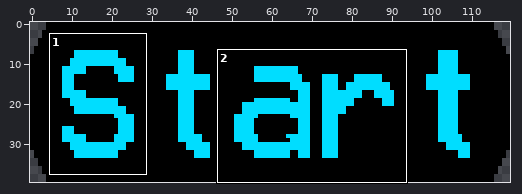
File history of a pixel-art file, assets/button.aseprite. The picture above shows the old version from afar; the outline marks the close-up.
Close-up. Before the commit:
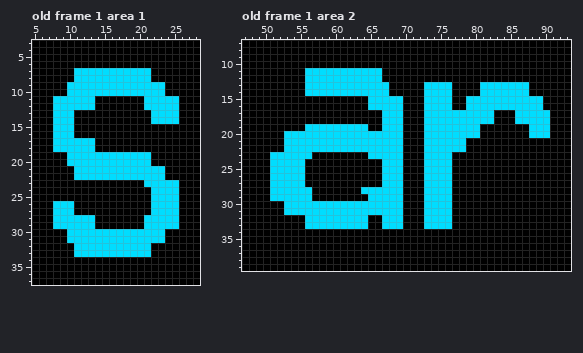
120x40 pixels, 1 frame. Shown: old frame 1 area 1: x 5..28, y 3..37; old frame 1 area 2: x 47..93, y 7..39. The commit also changed other frames or places, which this record leaves out.
New version:
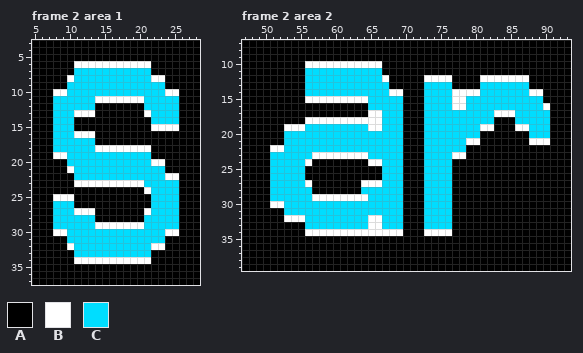
Palette (. is transparent): A #000000  B #ffffff  C #00ddff
A new or re-ordered frame is compared with the old frame closest to it.
The commit says: Updated button art file and replaced sprite with spritesheet
Difference:
frames 1 -> 3
--- frame 2 area 1 is new; against old frame 1, layer "Layer 1"
@@ x 5..28 @@
  5 AAAAAAAAAAAAAAAAAAAAAAAA
- 6 AAAAAAAAAAAAAAAAAAAAAAAA
+ 6 AAAAAABBBBBBBBBBBAAAAAAA
  7 AAAAAACCCCCCCCCCCAAAAAAA
- 8 AAAAAACCCCCCCCCCCAAAAAAA
+ 8 AAAAABCCCCCCCCCCCBBAAAAA
  9 AAAAACCCCCCCCCCCCCCAAAAA
-10 AAAAACCCCCCCCCCCCCCAAAAA
-11 AAACCCCCCAAAAAAACCCCCAAA
+10 AAABBCCCCCCCCCCCCCCBBAAA
+11 AAACCCCCCBBBBBBBCCCCCAAA
 12 AAACCCCCCAAAAAAACCCCCAAA
-13 AAACCCAAAAAAAAAAACCCCAAA
+13 AAACCCBBBAAAAAAABCCCCAAA
 14 AAACCCAAAAAAAAAAACCCCAAA
-15 AAACCCAAAAAAAAAAAAAAAAAA
-16 AAACCCAAAAAAAAAAAAAAAAAA
+15 AAACCCAAAAAAAAAAABBBBAAA
+16 AAACCCBBBAAAAAAAAAAAAAAA
 17 AAACCCCCCAAAAAAAAAAAAAAA
-18 AAACCCCCCAAAAAAAAAAAAAAA
-19 AAAAACCCCCCCCCCCCAAAAAAA
-20 AAAAACCCCCCCCCCCCAAAAAAA
-21 AAAAAACCCCCCCCCCCCCAAAAA
-22 AAAAAACCCCCCCCCCCCCAAAAA
-23 AAAAAAAAAAAAAAAACCCCCAAA
-24 AAAAAAAAAAAAAAAAACCCCAAA
-25 AAAAAAAAAAAAAAAAACCCCAAA
+18 AAACCCCCCBBBBBBBBAAAAAAA
+19 AAABBCCCCCCCCCCCCAAAAAAA
+20 AAAAACCCCCCCCCCCCBBAAAAA
+21 AAAAABCCCCCCCCCCCCCAAAAA
+22 AAAAAACCCCCCCCCCCCCBBAAA
+23 AAAAAABBBBBBBBBBCCCCCAAA
+24 AAAAAAAAAAAAAAAABCCCCAAA
+25 AAABBBAAAAAAAAAAACCCCAAA
 26 AAACCCAAAAAAAAAAACCCCAAA
-27 AAACCCAAAAAAAAAAACCCCAAA
+27 AAACCCBBBAAAAAAABCCCCAAA
 28 AAACCCCCCAAAAAAACCCCCAAA
-29 AAACCCCCCAAAAAAACCCCCAAA
-30 AAAAACCCCCCCCCCCCCCAAAAA
+29 AAACCCCCCBBBBBBBCCCCCAAA
+30 AAABBCCCCCCCCCCCCCCBBAAA
 31 AAAAACCCCCCCCCCCCCCAAAAA
-32 AAAAAACCCCCCCCCCCAAAAAAA
+32 AAAAABCCCCCCCCCCCBBAAAAA
 33 AAAAAACCCCCCCCCCCAAAAAAA
-34 AAAAAAAAAAAAAAAAAAAAAAAA
+34 AAAAAABBBBBBBBBBBAAAAAAA
 35 AAAAAAAAAAAAAAAAAAAAAAAA
--- frame 2 area 2 is new; against old frame 1, layer "Layer 1"
@@ x 47..93 @@
  9 AAAAAAAAAAAAAAAAAAAAAAAAAAAAAAAAAAAAAAAAAAAAAAA
-10 AAAAAAAAAAAAAAAAAAAAAAAAAAAAAAAAAAAAAAAAAAAAAAA
+10 AAAAAAAAABBBBBBBBBBBAAAAAAAAAAAAAAAAAAAAAAAAAAA
 11 AAAAAAAAACCCCCCCCCCCAAAAAAAAAAAAAAAAAAAAAAAAAAA
-12 AAAAAAAAACCCCCCCCCCCAAAAAAAAAAAAAAAAAAAAAAAAAAA
+12 AAAAAAAAACCCCCCCCCCCBAAAAABBBBAAAABBBBBBBAAAAAA
 13 AAAAAAAAACCCCCCCCCCCCAAAAACCCCAAAACCCCCCCAAAAAA
-14 AAAAAAAAACCCCCCCCCCCCAAAAACCCCAAAACCCCCCCAAAAAA
-15 AAAAAAAAAAAAAAAAAACCCCCAAACCCCAACCCCCCCCCCCAAAA
-16 AAAAAAAAAAAAAAAAAACCCCCAAACCCCAACCCCCCCCCCCAAAA
-17 AAAAAAAAAAAAAAAAAAAACCCAAACCCCCCCCCCAAACCCCCAAA
-18 AAAAAAAAAAAAAAAAAAAACCCAAACCCCCCCCCCAAACCCCCAAA
-19 AAAAAAAAACCCCCCCCCAACCCAAACCCCCCCCAAAAAAACCCAAA
+14 AAAAAAAAACCCCCCCCCCCCBBAAACCCCBBBBCCCCCCCBBAAAA
+15 AAAAAAAAABBBBBBBBBCCCCCAAACCCCBBCCCCCCCCCCCAAAA
+16 AAAAAAAAAAAAAAAAAACCCCCAAACCCCBBCCCCCCCCCCCBAAA
+17 AAAAAAAAAAAAAAAAAABBCCCAAACCCCCCCCCCBBBCCCCCAAA
+18 AAAAAAAAABBBBBBBBBBBCCCAAACCCCCCCCCCAAACCCCCAAA
+19 AAAAAABBBCCCCCCCCCBBCCCAAACCCCCCCCBBAAABBCCCAAA
 20 AAAAAACCCCCCCCCCCCCCCCCAAACCCCCCCCAAAAAAACCCAAA
-21 AAAAAACCCCCCCCCCCCCCCCCAAACCCCCCAAAAAAAAAAAAAAA
-22 AAAAAACCCCCCCCCCCCCCCCCAAACCCCCCAAAAAAAAAAAAAAA
-23 AAAACCCCCCAAAAAAAACCCCCAAACCCCAAAAAAAAAAAAAAAAA
-24 AAAACCCCCAAAAAAAAAAACCCAAACCCCAAAAAAAAAAAAAAAAA
+21 AAAAAACCCCCCCCCCCCCCCCCAAACCCCCCBBAAAAAAABBBAAA
+22 AAAABBCCCCCCCCCCCCCCCCCAAACCCCCCAAAAAAAAAAAAAAA
+23 AAAACCCCCCBBBBBBBBCCCCCAAACCCCBBAAAAAAAAAAAAAAA
+24 AAAACCCCCBAAAAAAAABBCCCAAACCCCAAAAAAAAAAAAAAAAA
 25 AAAACCCCCAAAAAAAAAAACCCAAACCCCAAAAAAAAAAAAAAAAA
 26 AAAACCCCCAAAAAAAAAAACCCAAACCCCAAAAAAAAAAAAAAAAA
-27 AAAACCCCCAAAAAAAAAAACCCAAACCCCAAAAAAAAAAAAAAAAA
+27 AAAACCCCCBAAAAAAABBBCCCAAACCCCAAAAAAAAAAAAAAAAA
 28 AAAACCCCCCAAAAAAACCCCCCAAACCCCAAAAAAAAAAAAAAAAA
-29 AAAACCCCCCAAAAAAAACCCCCAAACCCCAAAAAAAAAAAAAAAAA
-30 AAAAAACCCCCCCCCCCCCCCCCAAACCCCAAAAAAAAAAAAAAAAA
+29 AAAACCCCCCBBBBBBBBCCCCCAAACCCCAAAAAAAAAAAAAAAAA
+30 AAAABBCCCCCCCCCCCCCCCCCAAACCCCAAAAAAAAAAAAAAAAA
 31 AAAAAACCCCCCCCCCCCCCCCCAAACCCCAAAAAAAAAAAAAAAAA
-32 AAAAAAAAACCCCCCCCCAACCCAAACCCCAAAAAAAAAAAAAAAAA
-33 AAAAAAAAACCCCCCCCCAACCCAAACCCCAAAAAAAAAAAAAAAAA
-34 AAAAAAAAAAAAAAAAAAAAAAAAAAAAAAAAAAAAAAAAAAAAAAA
+32 AAAAAABBBCCCCCCCCCBBCCCAAACCCCAAAAAAAAAAAAAAAAA
+33 AAAAAAAAACCCCCCCCCBBCCCAAACCCCAAAAAAAAAAAAAAAAA
+34 AAAAAAAAABBBBBBBBBBBBBBAAABBBBAAAAAAAAAAAAAAAAA
 35 AAAAAAAAAAAAAAAAAAAAAAAAAAAAAAAAAAAAAAAAAAAAAAA
